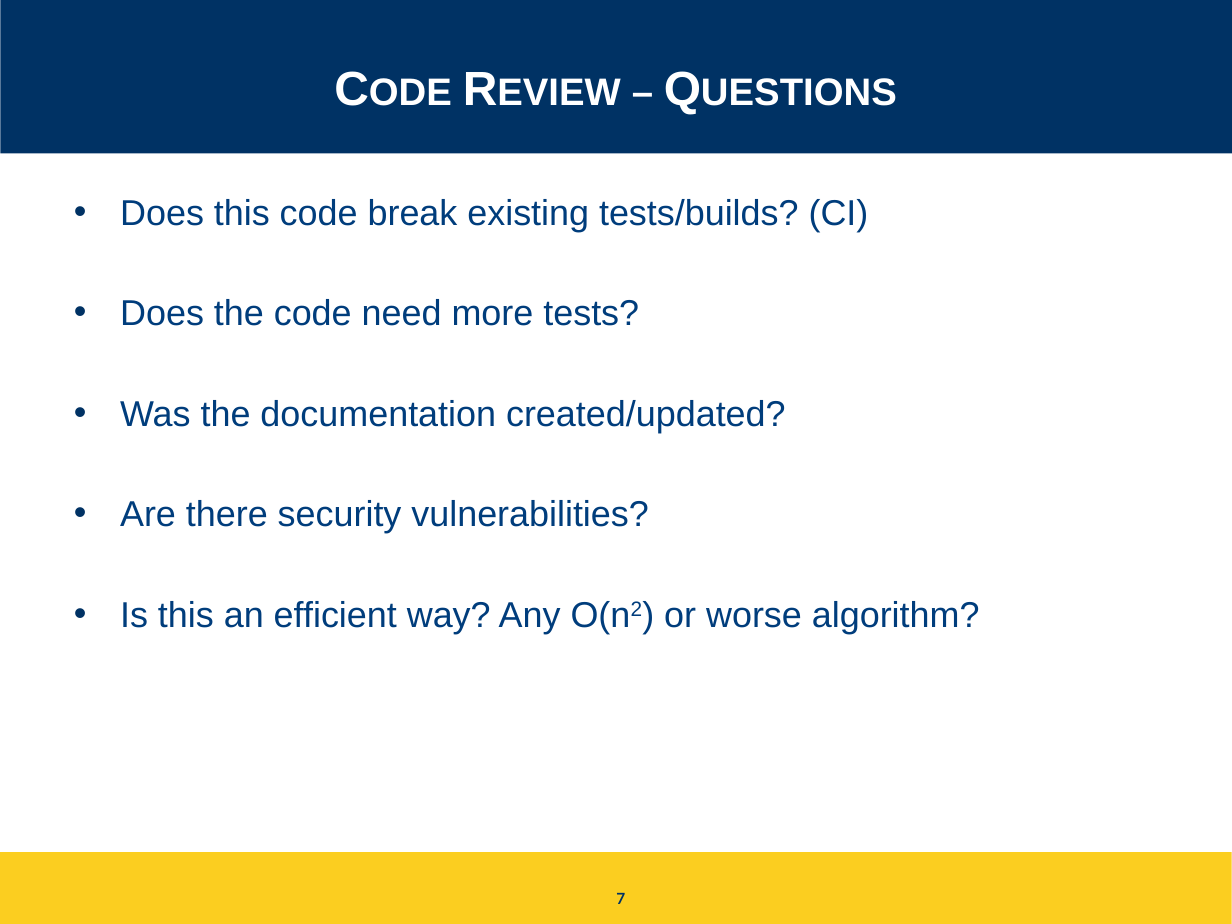
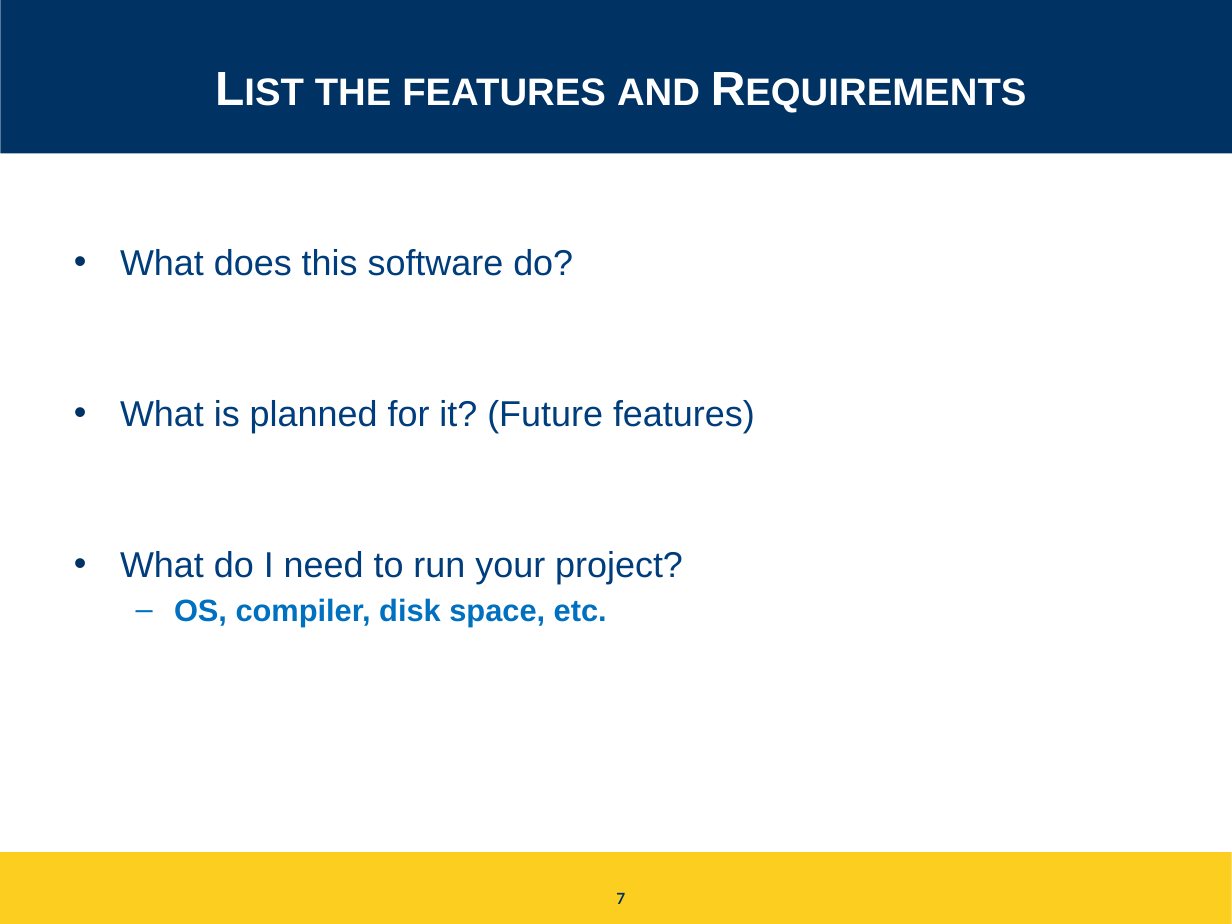
Before and after one commit to igorsteinmacher/SL-UTFPR-2021, a slide deck: slide 7 of notes/Lecture_05.pptx. Drawn at 1232x924 pixels with LibreOffice and Linux fonts; fonts in the diff are those of the drawing. Boxes give left, top, right and bottom in pixels: in the first picture for what was removed or moved away, otherwise in the second. Text is boxed around its words. In the diff, an @@ line names an element or a change of style, - is before the commit and + after.

```diff
--- a/notes/Lecture_05.pptx
+++ b/notes/Lecture_05.pptx
@@ title at <box>315,78,700,106</box>: text changed @@
-Code Review – Questions
+List the features and Requirements
@@ text at <box>120,249,755,627</box>: text changed @@
-• Does this code break existing tests/builds? (CI)
-• Does the code need more tests?
-• Was the documentation created/updated?
-• Are there security vulnerabilities?
-• Is this an efficient way? Any O(n2) or worse algorithm?
+• What does this software do?
+• What is planned for it? (Future features)
+• What do I need to run your project?
+  – OS, compiler, disk space, etc.
```
Also in this commit, not shown: 5 other slides changed, 16 slides added, 4 slides removed, 1 other file.
